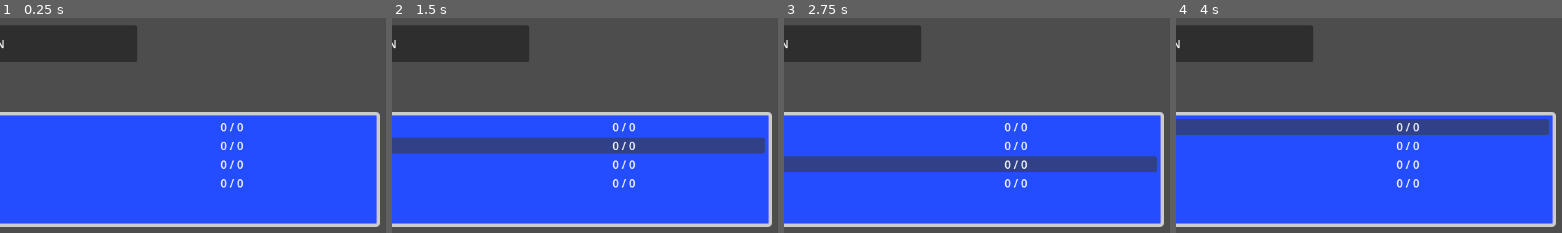
Above: before the commit, frames 1-4 (left to right).
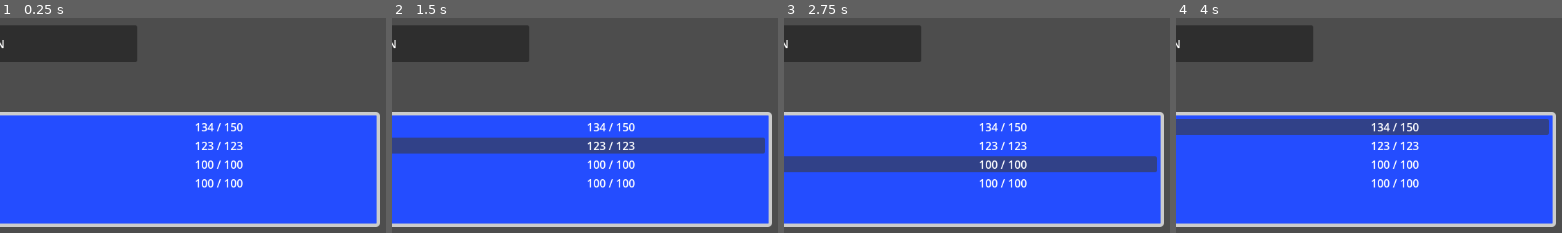
Above: after the commit, the same moments.

Repository: Archalos0/ff-fangame
Game: Godot game, scene res://scenes/battle_scene.tscn
Same seed, same stepped clock (60 frames per second), same inputs: the game is played once before the commit and once after it.
Inputs (mouse positions are % of the whole screen's width and height, from its top left):
- Up to frame 1 (0.25 s): no input
- Up to frame 2 (1.5 s): click (73, 75) at 0.5 s; click (73, 80) at 1.27 s
- Up to frame 3 (2.75 s): click (73, 84) at 2.02 s
- Up to frame 4 (4 s): click (73, 88) at 2.77 s; click (73, 75) at 3.5 s
The pictures show only the part of the screen within x 50-100%, y 50-100%; the shares and areas given below are measured in that part.

The runs differ from the first frame. In frame 1, 1.1% of the frame differs, in the area x 50-63%, y 48-80%; in frame 2, 1.1%; in frame 3, 1.1%; in frame 4, 1.1%.

Commit message:
fix old functions

Diff:
--- a/scripts/characters/battler.gd
+++ b/scripts/characters/battler.gd
@@ -85,14 +85,14 @@
 	return "" #_character_data.character_name
 
 func get_current_health_points() -> int:
-	return 0 #_character_data.stats.health_points
+	return _character_data.stats.current_health_points
 
 #TODO: Add max_health_points in stats
 func get_max_health_points() -> int:
-	return 0 #_character_data.stats.max_health_points
+	return _character_data.stats.max_health_points
 
 func get_actions() -> Array[Action]:
-	return [] #_character_data.actions
+	return _character_data.get_actions()
 
 #TODO: Implement the other effect of the spell
 #TODO: Do I have to keep this function ?
